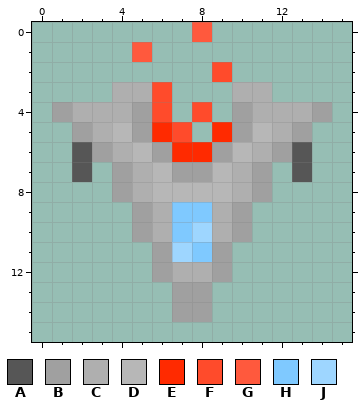
Pixel-art sprite -- Assets/Player/player1_03.png. The picture above was drawn from the file before the commit.
The file is 16x16 pixels. Pixels under 10% opacity are left out.
Palette (. is transparent): A #565656  B #a0a0a0  C #afafaf  D #b7b7b7  E #ff2a00  F #ff4b2b  G #ff593d  H #7fc9ff  J #9ed6ff
Pixels before, first column x 1:
 0 .......G......
 1 ....G.........
 2 ........F.....
 3 ...CCF...CC...
 4 BCCCBF.F.BCCCB
 5 .BCDBEF.EBDCB.
 6 .ABCDBEEBDCBA.
 7 .A.BCDBBDCB.A.
 8 ...BCDDDDCB...
 9 ....BCHHCB....
10 ....BCHJCB....
11 .....BJHB.....
12 .....BCCB.....
13 ......BB......
14 ......BB......
New version:
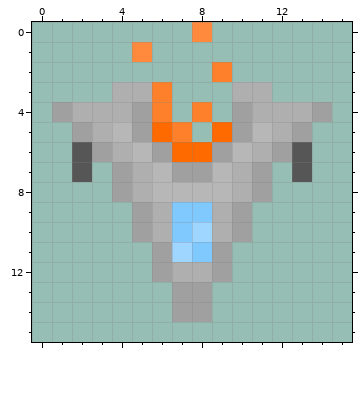
The edit:
Colour E changes from #ff2a00 to #ff6a00.
Colour F changes from #ff4b2b to #ff802b.
Colour G changes from #ff593d to #ff8a3d.
Pixel boxes of the changes (left, top, right, bottom) in both pictures:
changed: (132, 22, 232, 162)
